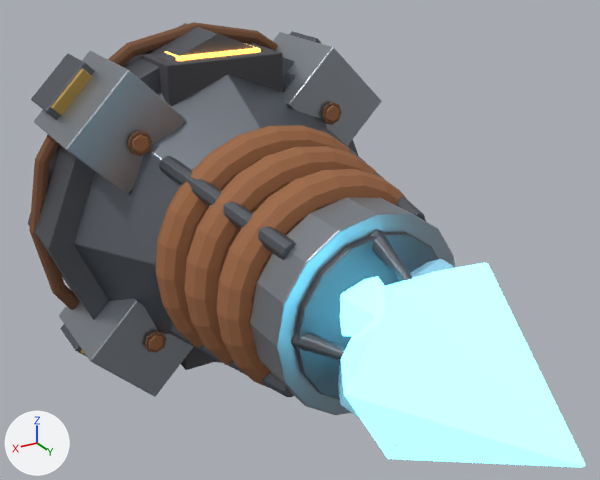
Two versions of the FBX model Assets/GeneratedBaseItems/22_Xenocrystal_Shock_Tower.fbx, one commit apart.
Camera for both pictures: a camera (50 mm lens) standing at (1.83, 4.25, 1.65) and looking at (0.07, 1.32, 0.19). The lights are fixed; the arrows at lower left show +X, +Y and +Z. The older version comes first. Vertices at exactly the same position are counted once.

The first picture shows '22_Xenocrystal_Shock_Tower'.
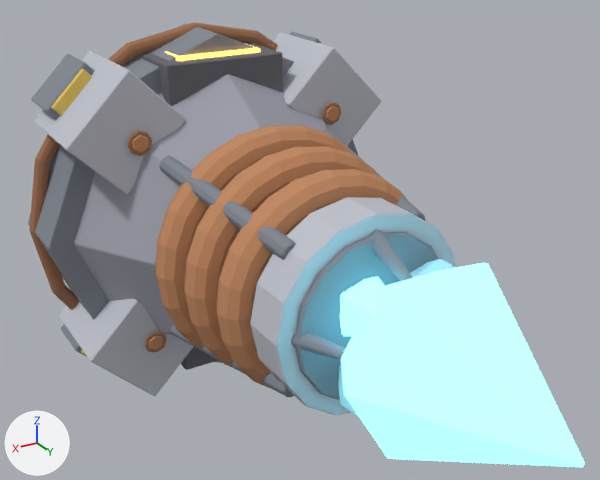
Patch to the scene script:
```diff
--- a/Assets/GeneratedBaseItems/22_Xenocrystal_Shock_Tower.fbx.py
+++ b/Assets/GeneratedBaseItems/22_Xenocrystal_Shock_Tower.fbx.py
@@ mat_rust___orange_oxide @@
 mat_rust___orange_oxide = principled_material('Rust | orange oxide')
-mat_rust___orange_oxide.base_color = (0.38, 0.16, 0.07)  # brown #a66f4b
+mat_rust___orange_oxide.base_color = (0.54, 0.25, 0.12)  # orange #c28961
 mat_rust___orange_oxide.metallic = 0.25
@@ mat_iron___dark_forged_steel @@
 mat_iron___dark_forged_steel = principled_material('Iron | dark forged steel')
-mat_iron___dark_forged_steel.base_color = (0.14, 0.15, 0.17)  # grey #696c73
-mat_iron___dark_forged_steel.metallic = 0.82
-mat_iron___dark_forged_steel.roughness = 0.52
+mat_iron___dark_forged_steel.base_color = (0.22, 0.24, 0.28)  # grey #818690
+mat_iron___dark_forged_steel.roughness = 0.96
@@ mat_titanium___bright_bevel @@
 mat_titanium___bright_bevel = principled_material('Titanium | bright bevel')
-mat_titanium___bright_bevel.base_color = (0.36, 0.39, 0.43)  # grey #a2a8af
-mat_titanium___bright_bevel.metallic = 0.88
-mat_titanium___bright_bevel.roughness = 0.38
+mat_titanium___bright_bevel.base_color = (0.52, 0.54, 0.6)  # light grey #bfc2cb
+mat_titanium___bright_bevel.roughness = 0.96
@@ mat_titanium___graphite_armor @@
 mat_titanium___graphite_armor = principled_material('Titanium | graphite armor')
-mat_titanium___graphite_armor.base_color = (0.19, 0.21, 0.24)  # grey #797e86
-mat_titanium___graphite_armor.metallic = 0.86
-mat_titanium___graphite_armor.roughness = 0.42
+mat_titanium___graphite_armor.base_color = (0.35, 0.36, 0.42)  # grey #a0a2ad
+mat_titanium___graphite_armor.roughness = 0.96
@@ mat_hazard___faded_amber @@
 mat_hazard___faded_amber = principled_material('Hazard | faded amber')
-mat_hazard___faded_amber.base_color = (0.54, 0.35, 0.09)  # orange #c2a055
+mat_hazard___faded_amber.base_color = (0.82, 0.58, 0.12)  # yellow #eac861
 mat_hazard___faded_amber.metallic = 0.28
@@ mat_rust___deep_brown @@
 mat_rust___deep_brown = principled_material('Rust | deep brown')
-mat_rust___deep_brown.base_color = (0.22, 0.1, 0.05)  # brown #81593f
+mat_rust___deep_brown.base_color = (0.35, 0.16, 0.08)  # brown #a06f50
 mat_rust___deep_brown.metallic = 0.22
@@ mat_charcoal___blackened @@
 mat_charcoal___blackened = principled_material('Charcoal | blackened')
-mat_charcoal___blackened.base_color = (0.07, 0.07, 0.08)  # dark grey #4b4b50
+mat_charcoal___blackened.base_color = (0.13, 0.13, 0.15)  # dark grey #65656c
 mat_charcoal___blackened.roughness = 0.92
@@ mat_ember___orange_glow @@
 mat_ember___orange_glow = principled_material('Ember | orange glow')
-mat_ember___orange_glow.base_color = (0.85, 0.36, 0.08)  # orange #eda250
-mat_ember___orange_glow.roughness = 0.35
-mat_ember___orange_glow.emission_color = (1.0, 0.42, 0.08)  # orange #ffad50
-mat_ember___orange_glow.emission_strength = 2.8
+mat_ember___orange_glow.base_color = (0.96, 0.48, 0.1)  # orange #fab859
+mat_ember___orange_glow.roughness = 0.96
+mat_ember___orange_glow.emission_color = (1.0, 0.52, 0.1)  # orange #ffbf59
+mat_ember___orange_glow.emission_strength = 2.4
@@ mat_plasma___xenocrystal_cyan @@
 mat_plasma___xenocrystal_cyan = principled_material('Plasma | xenocrystal cyan')
-mat_plasma___xenocrystal_cyan.base_color = (0.18, 0.68, 0.88)  # cyan #76d7f1
-mat_plasma___xenocrystal_cyan.roughness = 0.2
-mat_plasma___xenocrystal_cyan.emission_color = (0.18, 0.78, 1.0)  # cyan #76e5ff
-mat_plasma___xenocrystal_cyan.emission_strength = 2.6
+mat_plasma___xenocrystal_cyan.base_color = (0.16, 0.8, 0.98)  # cyan #6fe7fd
+mat_plasma___xenocrystal_cyan.roughness = 0.96
+mat_plasma___xenocrystal_cyan.emission_color = (0.18, 0.84, 1.0)  # cyan #76ecff
+mat_plasma___xenocrystal_cyan.emission_strength = 2.5
@@ mat_glass___pale_reflection @@
 mat_glass___pale_reflection = principled_material('Glass | pale reflection')
-mat_glass___pale_reflection.base_color = (0.42, 0.62, 0.72)  # blue #adcedd
-mat_glass___pale_reflection.metallic = 0.1
-mat_glass___pale_reflection.roughness = 0.18
+mat_glass___pale_reflection.base_color = (0.52, 0.78, 0.88)  # cyan #bfe5f1
+mat_glass___pale_reflection.roughness = 0.35
 mat_glass___pale_reflection.alpha = 0.65
@@ me_22_xenocrystal_shock_tower_baked @@
-me_22_xenocrystal_shock_tower_baked.from_pydata(...)  # 6224 vertices, 6042 faces; spans x -0.98..0.98, y 0.0..2.91, z -0.98..0.98
+me_22_xenocrystal_shock_tower_baked.from_pydata(...)  # 3684 vertices, 3714 faces; spans x -0.98..0.98, y 0.0..2.9, z -0.98..0.98
+# me_22_xenocrystal_shock_tower_baked part 1: 2540 vertices removed from x -0.98..0.98, y 0.0..2.91, z -0.98..0.98
 me_22_xenocrystal_shock_tower_baked.materials.append(mat_rust___orange_oxide)
```

Location of each change, [x1, y1, x2, y2] in pixels of the pictures (600 x 480 px):
'22_Xenocrystal_Shock_Tower', recoloured, surface changed, reshaped: before [28, 22, 585, 468]; after [28, 22, 585, 467]
part 1 of me_22_xenocrystal_shock_tower_baked, deleted: before [28, 22, 585, 468]
